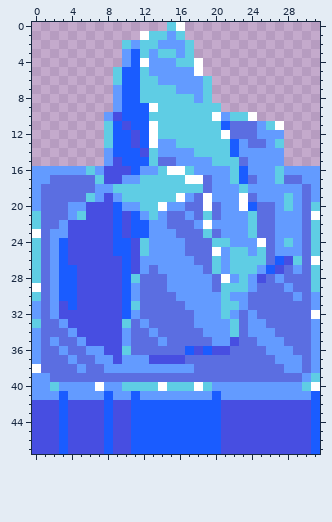
File history of a pixel-art sprite, assets/aseprite/blockingTile.png. This is how it looked before the edit.
The file is 32x48 pixels.
New version:
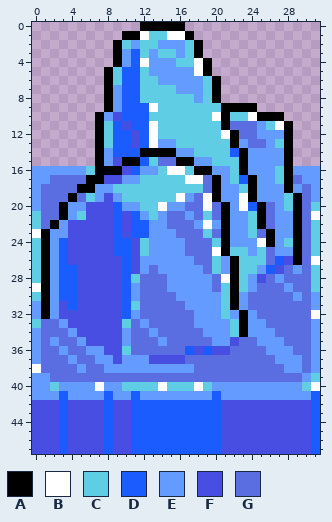
Palette (. is transparent): A #000000  B #ffffff  C #5fcde4  D #1a5cff  E #639bff  F #474ee1  G #5b6ee1
The edit:
y 0: x 12..16 ...CB -> AAAAA
y 1: x 10..11 .. -> AA; x 15..17 EC. -> BBA
y 2..3: x 9 . -> A; x 18 . -> A
y 4: x 9 . -> A; x 19 . -> A
y 5: x 8 . -> A; x 19 . -> A
y 6..8: x 8 . -> A; x 20 . -> A
y 9: x 8 . -> A; x 21..24 .... -> AAAA
y 10: x 7 . -> A; x 21 E -> A; x 25..27 ... -> AAA
y 11: x 7 . -> A; x 21 D -> A; x 28 . -> A
y 12: x 7 . -> A; x 22 G -> A; x 28 . -> A
y 13: x 7 . -> A; x 22 D -> A; x 28 . -> A
y 14: x 7 . -> A; x 12..15 FCEE -> AAAA; x 23 E -> A; x 28 . -> A
y 15: x 7 . -> A; x 10..11 DD -> AA; x 16..17 EE -> AA; x 23 G -> A; x 28 . -> A
y 16: x 7..9 EFF -> AAA; x 18..19 EE -> AA; x 23 D -> A; x 28 E -> A
y 17: x 6..7 GC -> AA; x 20 E -> A; x 24 G -> A; x 28 G -> A
y 18: x 5..6 GG -> AA; x 20 E -> A; x 24 E -> A; x 28 E -> A
y 19: x 4 G -> A; x 20 E -> A; x 24 G -> A; x 29 E -> A
y 20..21: x 3 G -> A; x 21 E -> A; x 25 G -> A; x 29 E -> A
y 22: x 2 G -> A; x 21 E -> A; x 25 G -> A; x 29 E -> A
y 23: x 1 G -> A; x 21 E -> A; x 26 G -> A; x 29 E -> A
y 24: x 1 G -> A; x 21 C -> A; x 26 G -> A; x 29 E -> A
y 25: x 1 G -> A; x 21 E -> A; x 29 E -> A
y 26: x 1 G -> A; x 22 C -> A; x 29 C -> A
y 27: x 1 G -> A; x 22 C -> A
y 28: x 1 G -> A; x 22 E -> A
y 29: x 1 G -> A; x 22 C -> A
y 30: x 1 G -> A; x 22 E -> A
y 31: x 1 G -> A; x 22 C -> A
y 32: x 1 G -> A; x 23 G -> A
y 33..34: x 23 G -> A
Where, in picture pixels (left, top, right, bottom), the same in both pictures:
changed: (41, 22, 302, 337)
